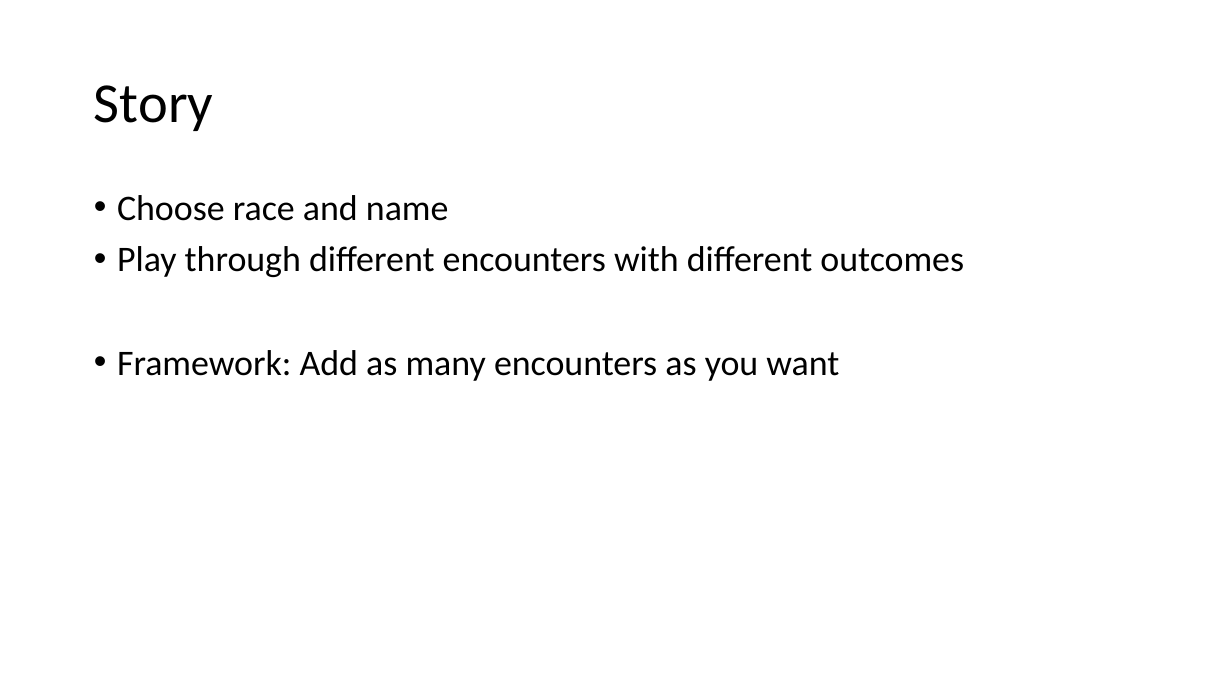
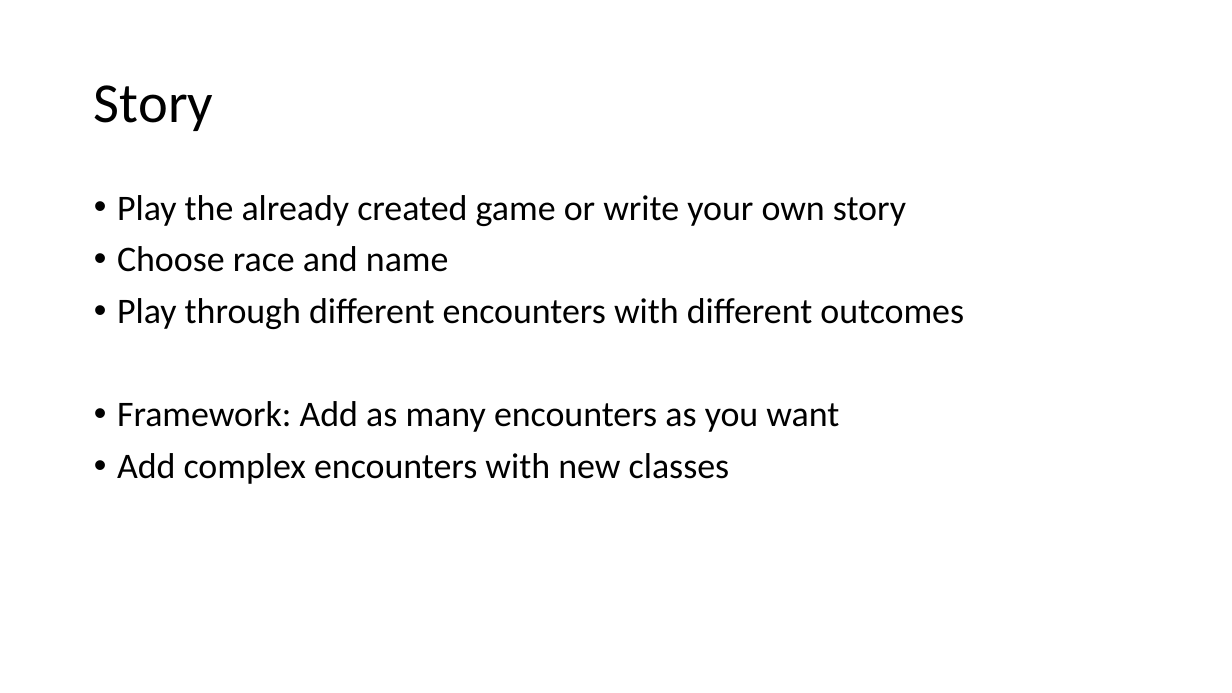
Before and after one commit to dreadcrumb/TextAdventure_SDM, a slide deck: slide 2 of Docs/presi.pptx. Drawn at 1232x693 pixels with LibreOffice and Linux fonts; fonts in the diff are those of the drawing. Boxes give left, top, right and bottom in pixels: in the first picture for what was removed or moved away, otherwise in the second. Text is boxed around its words. In the diff, an @@ line names an element or a change of style, - is before the commit and + after.

```diff
--- a/Docs/presi.pptx
+++ b/Docs/presi.pptx
@@ text at (117,195,906,226): paragraph added @@
+• Play the already created game or write your own story
@@ text at (117,453,730,484): paragraph added @@
+• Add complex encounters with new classes
```
Also in this commit, not shown: 1 other file.
